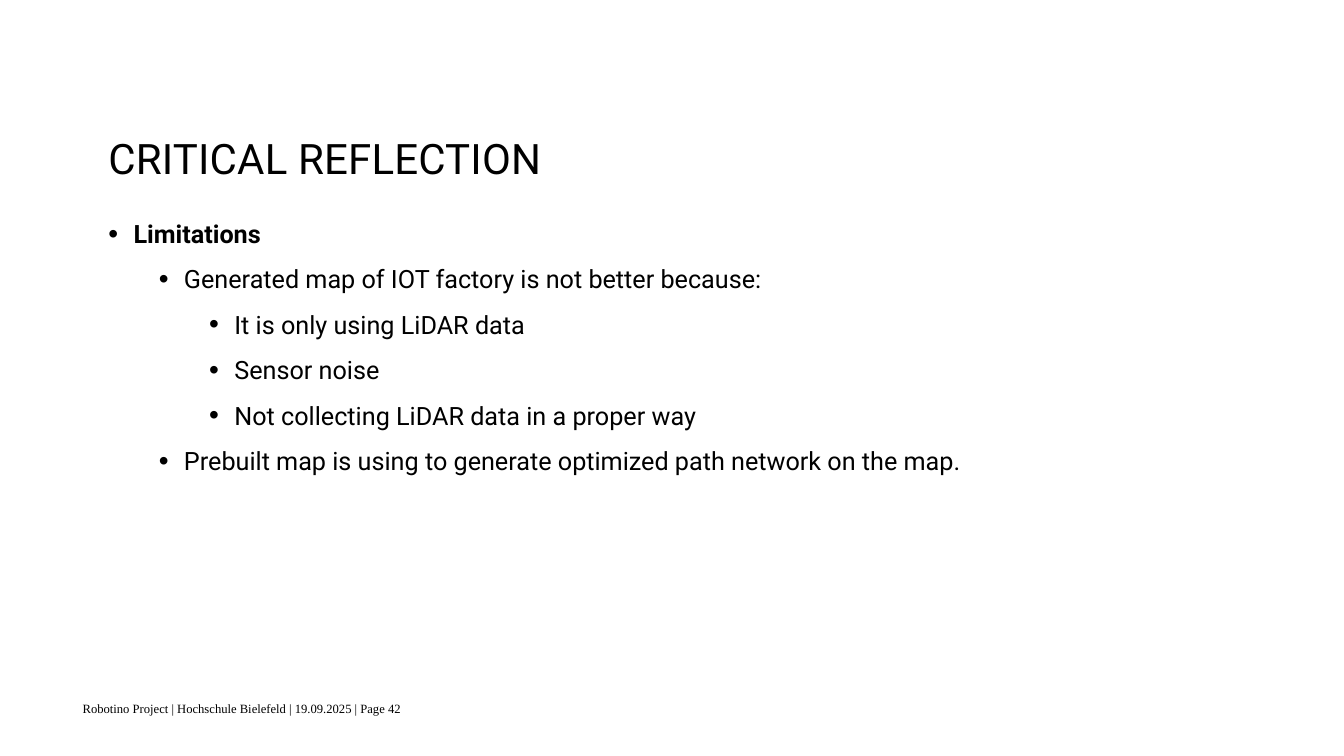
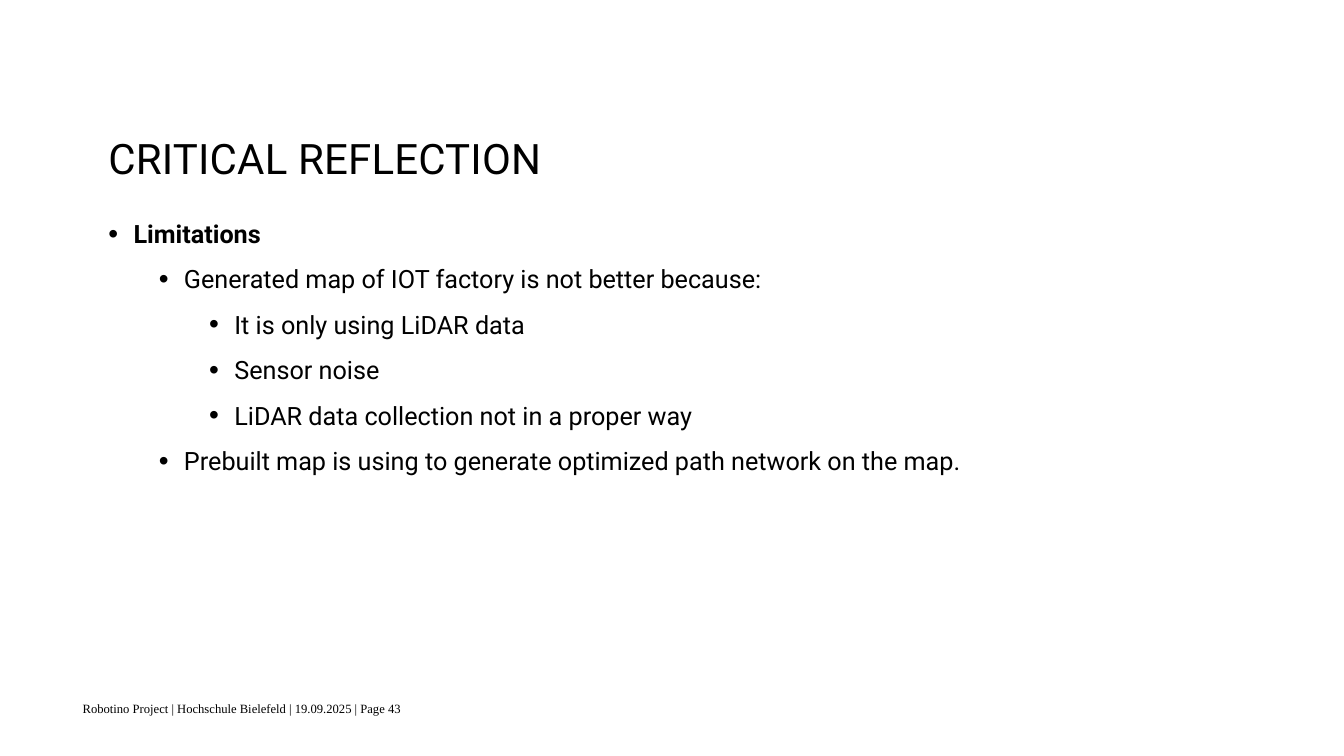
Before and after one commit to surajkarki66/robotino_project, a slide deck: slide 43 of docs/presentation.pptx (slide 42 before the commit). Drawn at 1344x756 pixels with LibreOffice and Linux fonts; fonts in the diff are those of the drawing; background and template pictures are left out. Boxes give left, top, right and bottom in pixels: in the first picture for what was removed or moved away, otherwise in the second. Text is boxed around its words. In the diff, an @@ line names an element or a change of style, - is before the commit and + after.

```diff
--- a/docs/presentation.pptx
+++ b/docs/presentation.pptx
@@ text at (x1=234, y1=406, x2=692, y2=431): text changed @@
-    • Not collecting LiDAR data in a proper way
+    • LiDAR data collection not in a proper way
@@ text at (x1=83, y1=704, x2=401, y2=716): text changed @@
-Robotino Project | Hochschule Bielefeld | 19.09.2025 | Page 42
+Robotino Project | Hochschule Bielefeld | 19.09.2025 | Page 43
```
Also in this commit, not shown: 15 other slides changed, 1 slide added, 1 other file.
